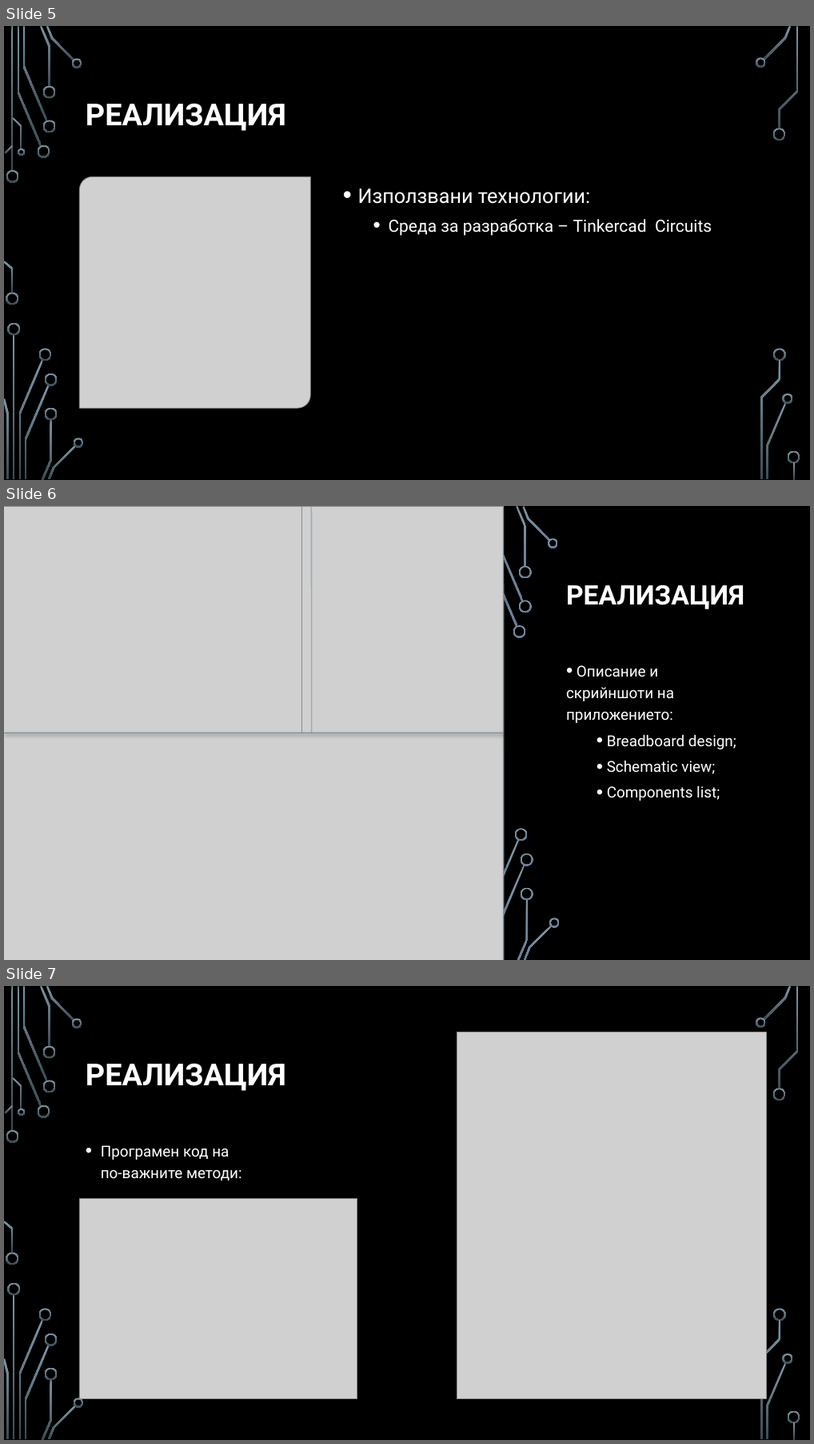
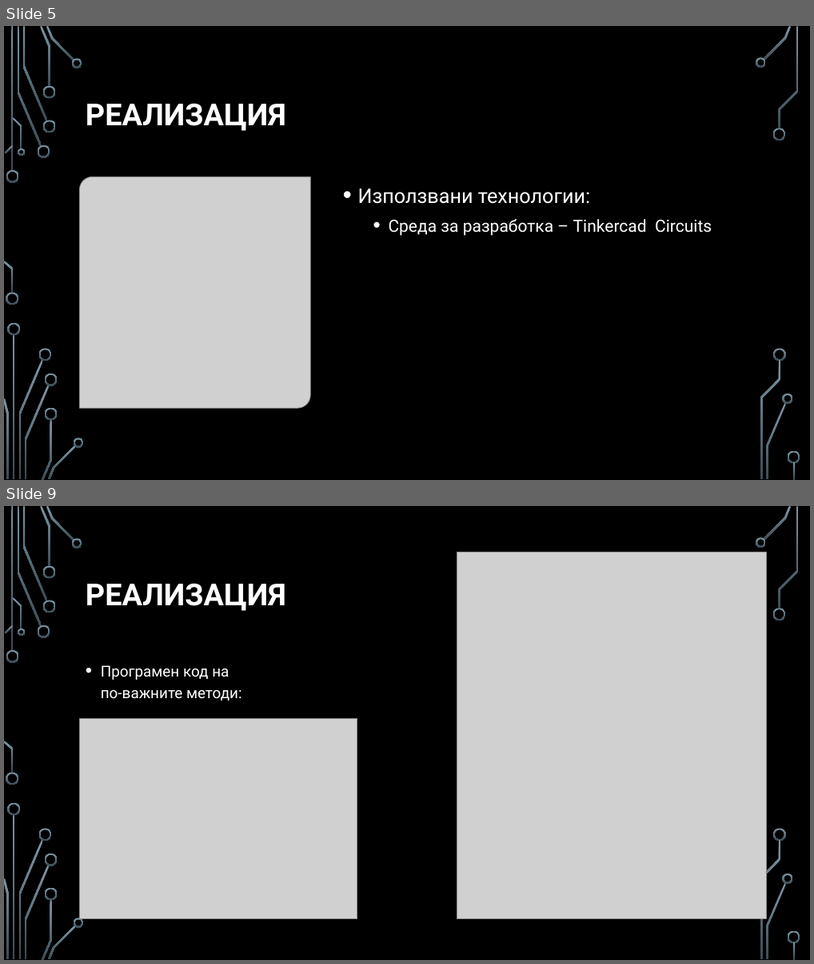
Before and after one commit to Thebro40/Security-system-tinkercad-project, a slide deck: Presentation.pptx. Shown one above the other, each under a label of ours: slides 5, 6 and 7 before the commit, slides 5 and 9 after it; the slides between them are not shown. The pictures are 814x1444 and 814x964 pixels, drawn with LibreOffice and Linux fonts; fonts in the diff are those of the drawing; grey boxes stand for pictures; background and template pictures are left out. Boxes give left, top, right and bottom in pixels: in the first picture for what was removed or moved away, otherwise in the second. Text is boxed around its words. In the diff, an @@ line names an element or a change of style, - is before the commit and + after.

Commit message:
Seperated photos for breadboard design, schematic view, components list and added link

```diff
--- a/Presentation.pptx
+++ b/Presentation.pptx
@@ slide 6 removed at (4, 506, 810, 960), background picture (left out); not listed: 16 template elements that a slide beside it also shows @@
@@ rectangle removed at (4, 506, 810, 960) @@
@@ picture removed at (4, 506, 312, 733) @@
@@ picture removed at (302, 506, 504, 733) @@
@@ line removed from (312, 506) to (312, 733) @@
@@ group removed at (420, 506, 560, 960): 23 freeform shapes, 4 rectangles @@
@@ line removed from (504, 506) to (504, 960) @@
@@ title removed at (566, 584, 745, 609) @@
-РЕАЛИЗАЦИЯ
@@ text removed at (566, 665, 737, 800) @@
-• Описание и скрийншоти на приложението:
-  • Breadboard design;
-  • Schematic view;
-  • Components list;
@@ picture removed at (4, 733, 504, 960) @@
@@ line removed from (4, 733) to (504, 733) @@
@@ what was slide 7 is now slide 9 @@
```
Also in this commit, not shown: 1 slide changed, 4 slides added, 1 other file.
